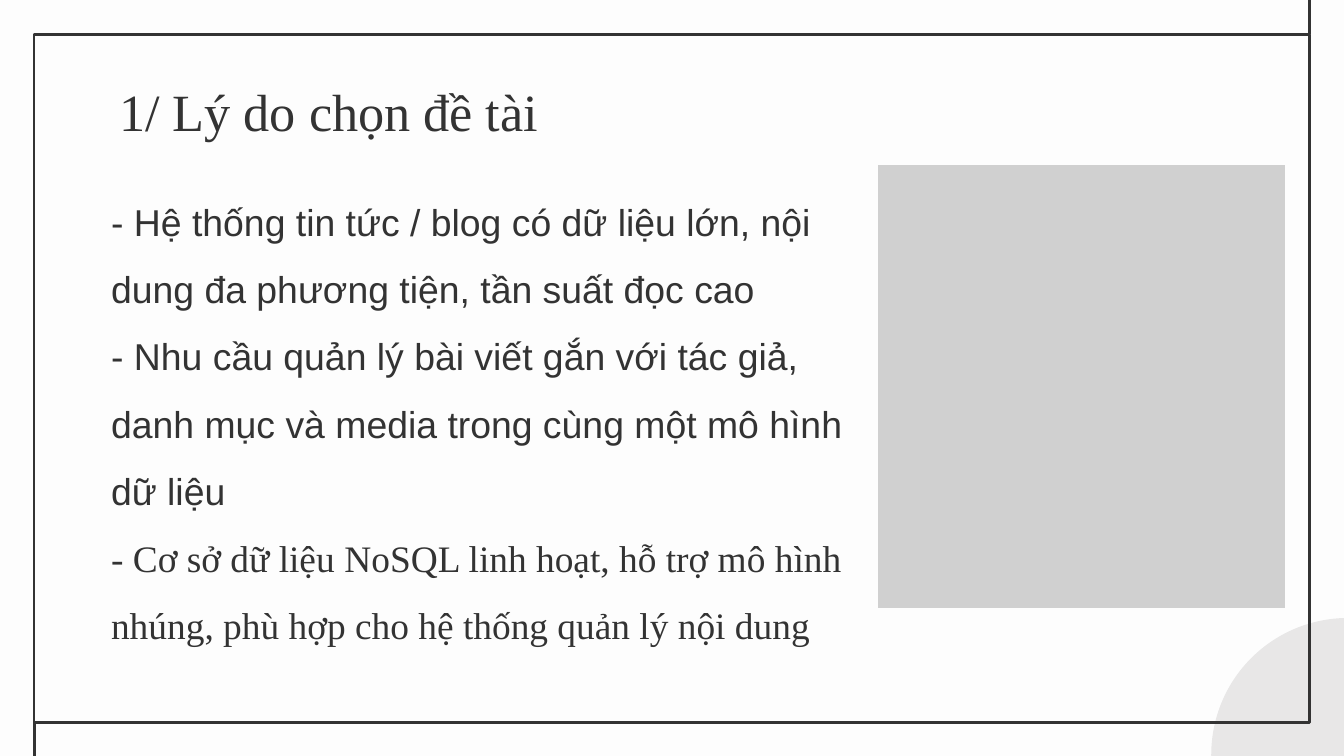
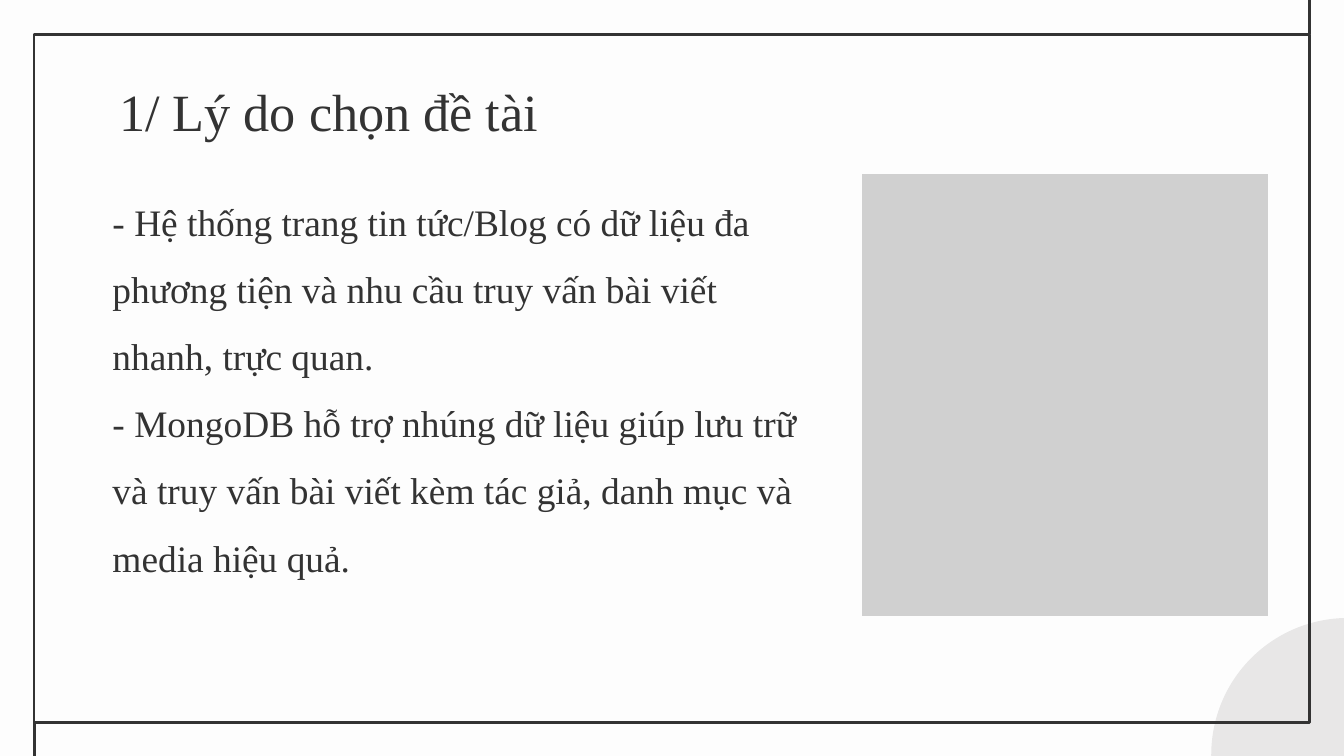
Before and after one commit to tannguyen2k5/csn-da23tta-nguyenduytan-newsblog-mongodb, a slide deck: slide 2 of thesis/abs/slide_thuyet_trinh.pptx. Drawn at 1344x756 pixels with LibreOffice and Linux fonts; fonts in the diff are those of the drawing; grey boxes stand for pictures. Boxes give left, top, right and bottom in pixels: in the first picture for what was removed or moved away, otherwise in the second. Text is boxed around its words. In the diff, an @@ line names an element or a change of style, - is before the commit and + after.

```diff
--- a/thesis/abs/slide_thuyet_trinh.pptx
+++ b/thesis/abs/slide_thuyet_trinh.pptx
@@ picture: place and size @@
-picture at box(876, 164, 1286, 610)
+picture at box(860, 172, 1270, 618)
@@ text removed at box(111, 207, 842, 646) @@
-- Hệ thống tin tức / blog có dữ liệu lớn, nội dung đa phương tiện, tần suất đọc cao
-- Nhu cầu quản lý bài viết gắn với tác giả, danh mục và media trong cùng một mô hình dữ liệu
-- Cơ sở dữ liệu NoSQL linh hoạt, hỗ trợ mô hình nhúng, phù hợp cho hệ thống quản lý nội dung
@@ text added at box(112, 209, 796, 579), 20 pt, text #333333 @@
+- Hệ thống trang tin tức/Blog có dữ liệu đa phương tiện và nhu cầu truy vấn bài viết nhanh, trực quan.
+- MongoDB hỗ trợ nhúng dữ liệu giúp lưu trữ và truy vấn bài viết kèm tác giả, danh mục và media hiệu quả.
```
Also in this commit, not shown: 10 other slides changed.
